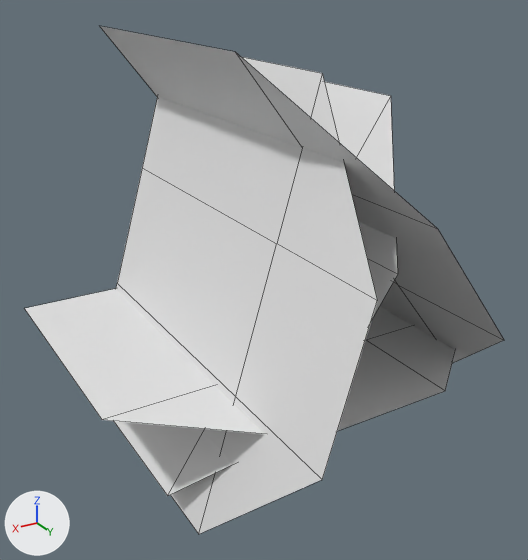
Renders of the Blender file Assets/Models/GrassBillboardLOD.blend from each side of a commit.
Both versions are drawn from a 50 mm lens placed at (0.86, 1.835, 0.729), pointed at (0.051, 0.487, 0.055). Every picture has the same lights, and +X, +Y and +Z are marked at lower left. Mesh edges are drawn as thin lines. Objects named as collision shapes, trigger or cutter boxes, shadow casters or lower levels of detail are left out.

In view in the first picture: 'Grass_LOD0'.
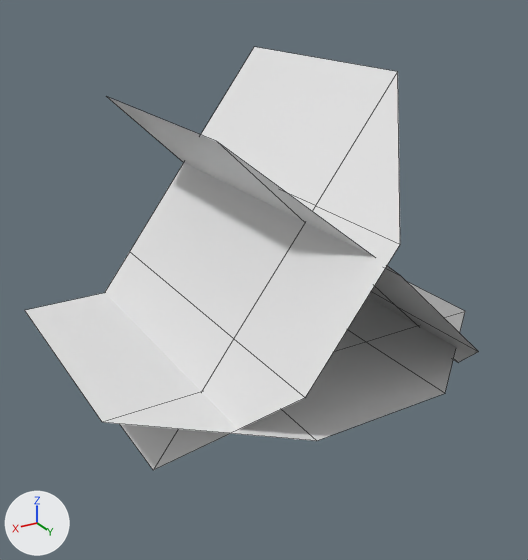
Pixel boxes [x1, y1, x2, y2] of what changed, in the pictures (528 x 560 px; the box of a moved part takes in the faces that stretch with it):
'Grass_LOD0', reshaped (17% shorter)
    before: [24, 26, 504, 534]
    after: [25, 47, 479, 470]
part 1 of me_grass_lod0, moved or reshaped
    before: [24, 289, 455, 434]
    after: [25, 282, 465, 441]
part 2 of me_grass_lod0, moved or reshaped
    before: [114, 82, 398, 496]
    after: [106, 96, 479, 362]
part 3 of me_grass_lod0, moved or reshaped
    before: [116, 57, 377, 534]
    after: [105, 47, 400, 470]
part 4 of me_grass_lod0, deleted
    before: [100, 26, 504, 363]

Patch to the scene script:
```diff
--- a/Assets/Models/GrassBillboardLOD.blend.py
+++ b/Assets/Models/GrassBillboardLOD.blend.py
@@ me_grass_lod0 @@
 me_grass_lod0.from_pydata(...)  # 40 vertices, 24 faces; spans x -0.5..0.5, y 0.0..1.0, z -0.411..0.593
 # used by ob_grass_lod0; location = (0.0, 0.0, 0.0)
+# me_grass_lod0 part 1: the loose piece of 10 vertices spanning x -0.5..0.5, y 0.0..0.879, z -0.107 is moved by (0.0, 0.0, -0.006)
+# me_grass_lod0 part 2: the loose piece of 10 vertices spanning x -0.194..0.371, y 0.0..0.879, z -0.352..0.473 is scaled about its middle by (-1.28, 1, 0.837), then moved by (-0.223, 0.0, 0.017)
+# me_grass_lod0 part 3: the loose piece of 10 vertices spanning x 0.046..0.338, y 0.0..1.0, z -0.411..0.546 is scaled about its middle by (2.09, 0.879, 0.828), then moved by (-0.096, -0.061, 0.058)
+# me_grass_lod0 part 4: the loose piece of 10 vertices spanning x -0.385..0.229, y 0.0..1.0, z -0.196..0.593 is deleted
 me_grass_lod0.materials.append(mat_material_001)
```
